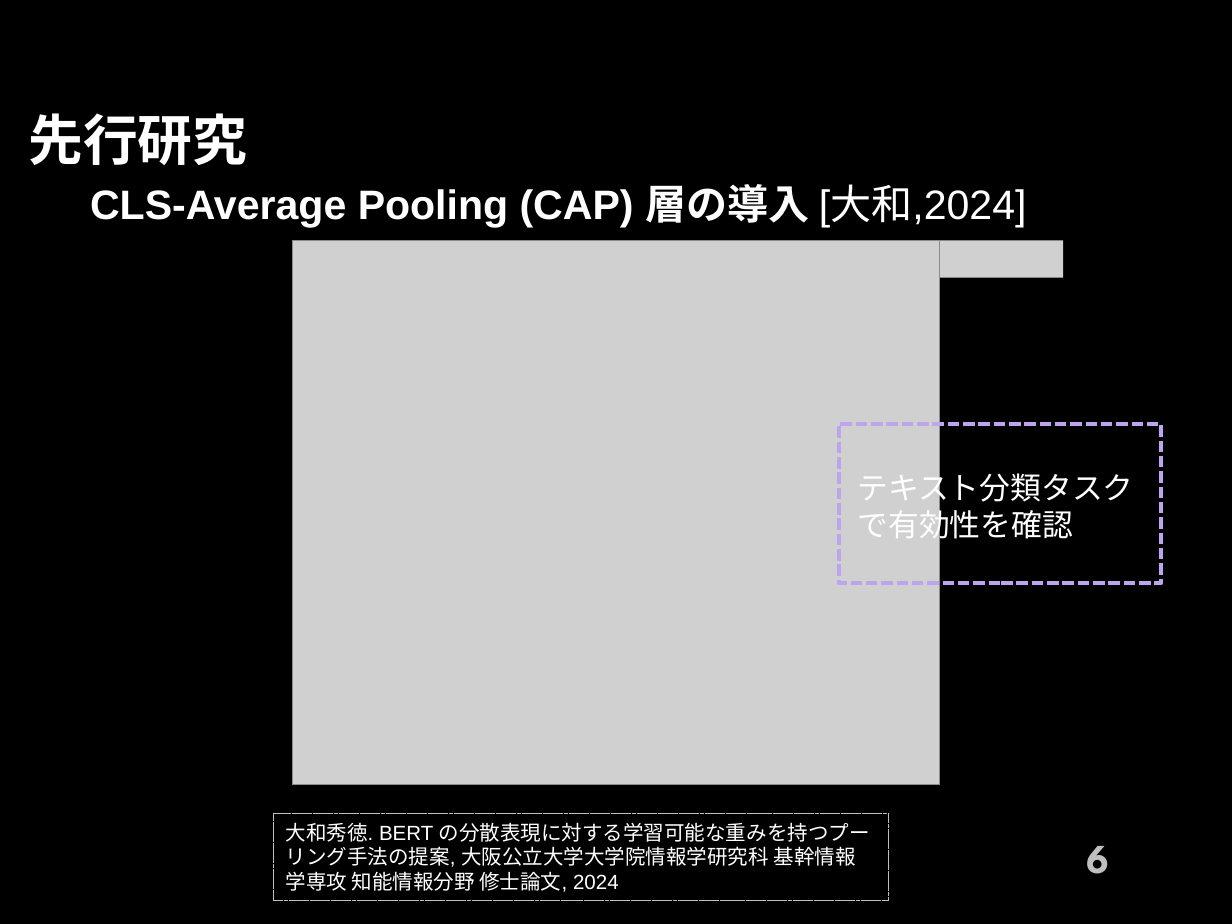
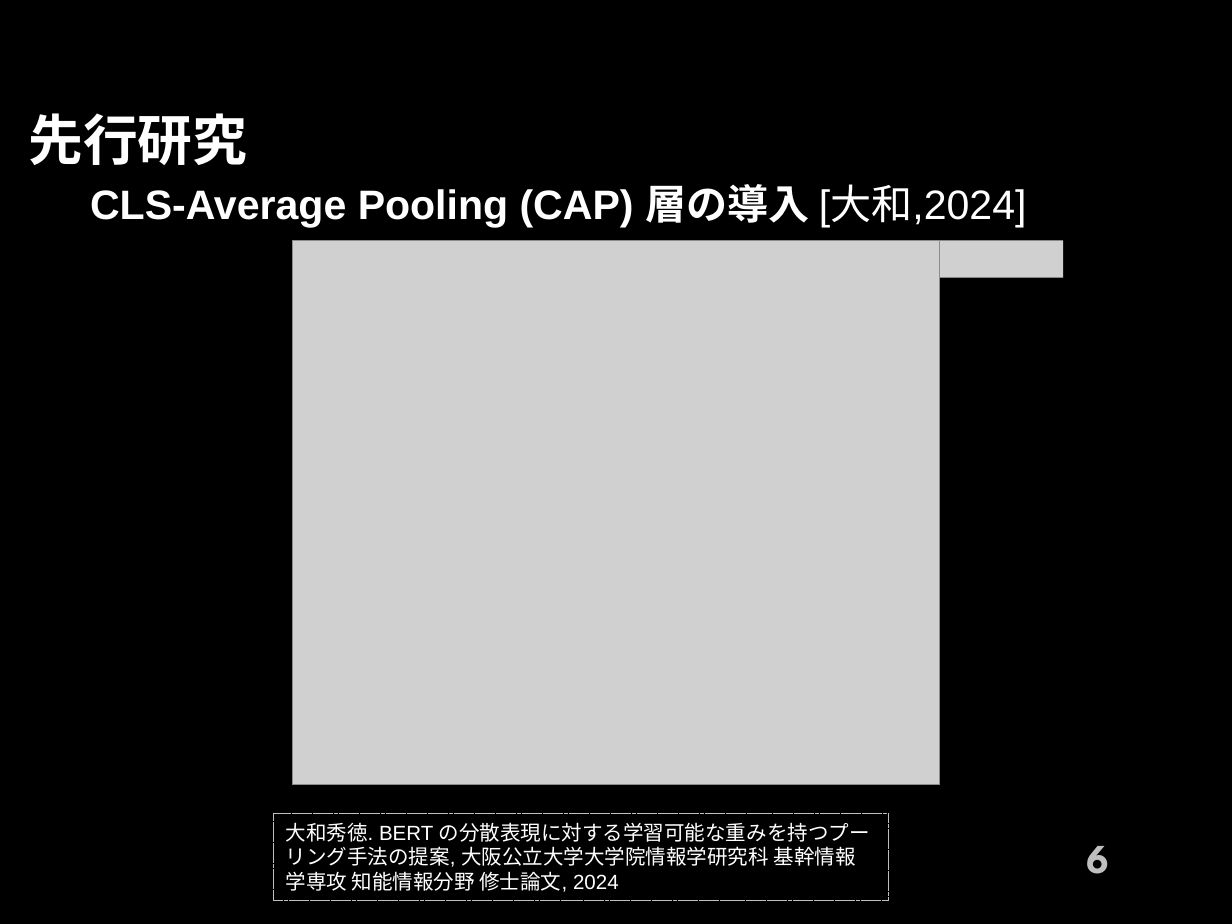
Before and after one commit to 1g-hub/takayama_b, a slide deck: slide 6 of prsn/shuron/Master_Slide_2210104043_Yusei_Takayama.pptx. Drawn at 1232x924 pixels with LibreOffice and Linux fonts; fonts in the diff are those of the drawing; grey boxes stand for pictures; background and template pictures are left out. Boxes give left, top, right and bottom in pixels: in the first picture for what was removed or moved away, otherwise in the second. Text is boxed around its words. In the diff, an @@ line names an element or a change of style, - is before the commit and + after.

```diff
--- a/prsn/shuron/Master_Slide_2210104043_Yusei_Takayama.pptx
+++ b/prsn/shuron/Master_Slide_2210104043_Yusei_Takayama.pptx
@@ rectangle removed at bbox=[839, 424, 1162, 583] @@
@@ text removed at bbox=[858, 467, 1134, 544] @@
-テキスト分類タスク
-で有効性を確認
```
Also in this commit, not shown: 15 other slides changed, 5 slides added, 2 slides removed, 40 other files.
